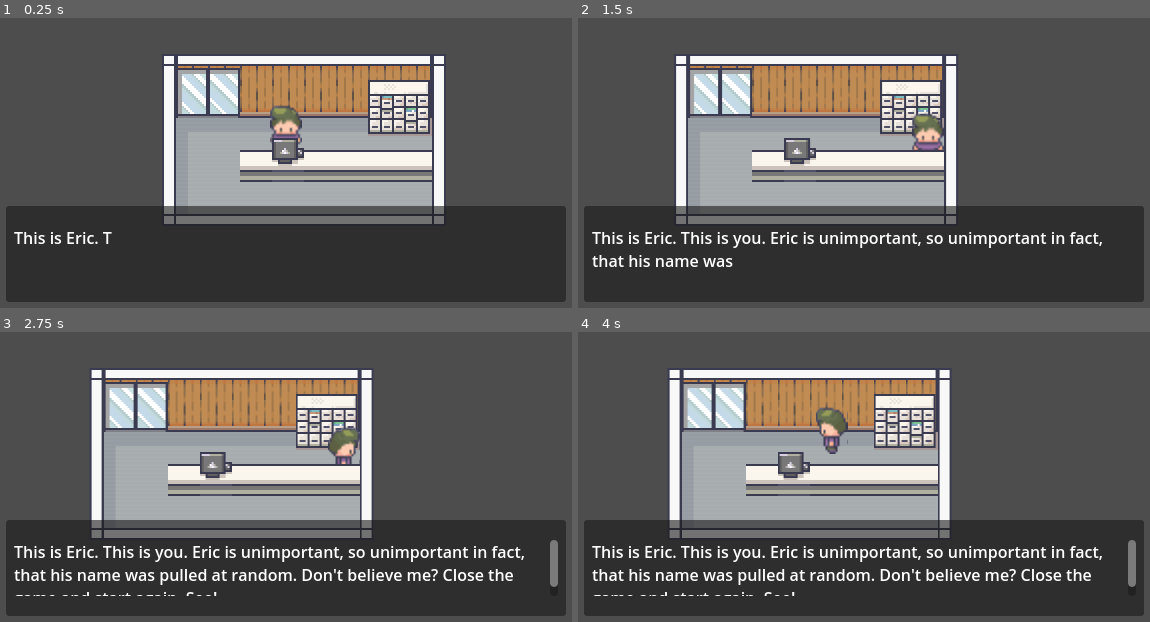
Above: before the commit, frames 1-4 (two rows, left to right).
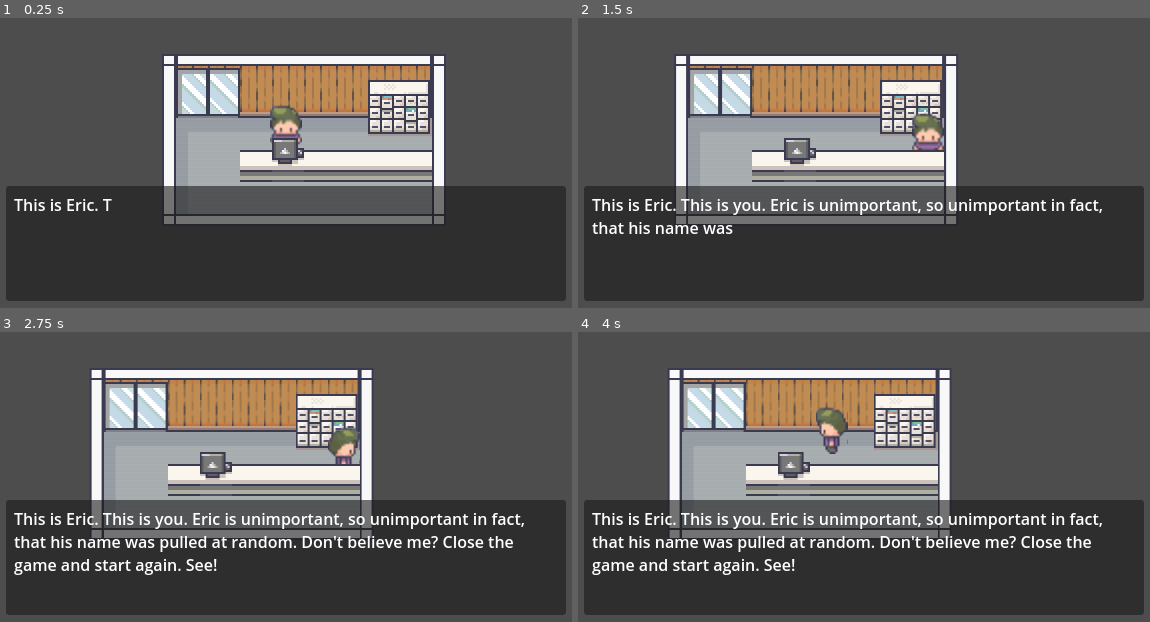
Above: after the commit, the same moments.

Repository: TurnrDev/EchoScape
Game: Godot game, scene res://scenes/shop.tscn
Same seed, same stepped clock (60 frames per second), same inputs: the game is played once before the commit and once after it.
Inputs:
- Up to frame 1 (0.25 s): no input
- Up to frame 2 (1.5 s): tap Enter at 0.5 s; hold Right (ui_right) 0.53-1.28 s; hold Down (ui_down) from 1.28 s (still down)
- Up to frame 3 (2.75 s): release Down (ui_down) at 2.03 s; hold Right (ui_right) from 2.03 s (still down)
- Up to frame 4 (4 s): release Right (ui_right) at 2.78 s; hold Up (ui_up) 2.78-3.53 s; tap Space at 3.5 s; hold Left (ui_left) from 3.53 s (still down)

The runs differ from the first frame. In frame 1, 7.5% of the frame differs, in the area x 1-99%, y 57-98%; in frame 2, 10%; in frame 3, 13%; in frame 4, 13%.

Commit message:
Update shop.tscn layout offsets
- Adjusted the offset_top value from -104.0 to -124.0
- Adjusted the offset_bottom value from -8.0 to -9.0
- Adjusted the offset_top value from -28.0 to -50.5
- Adjusted the offset_bottom value from 28.0 to 50.5

Diff:
--- a/scenes/shop.tscn
+++ b/scenes/shop.tscn
@@ -63,9 +63,9 @@
 anchor_right = 1.0
 anchor_bottom = 1.0
 offset_left = 8.0
-offset_top = -104.0
+offset_top = -124.0
 offset_right = -8.0
-offset_bottom = -8.0
+offset_bottom = -9.0
 grow_horizontal = 2
 grow_vertical = 0
 
@@ -77,9 +77,9 @@
 anchor_right = 0.5
 anchor_bottom = 0.5
 offset_left = -272.0
-offset_top = -28.0
+offset_top = -50.5
 offset_right = 272.0
-offset_bottom = 28.0
+offset_bottom = 50.5
 grow_horizontal = 2
 grow_vertical = 2
 
